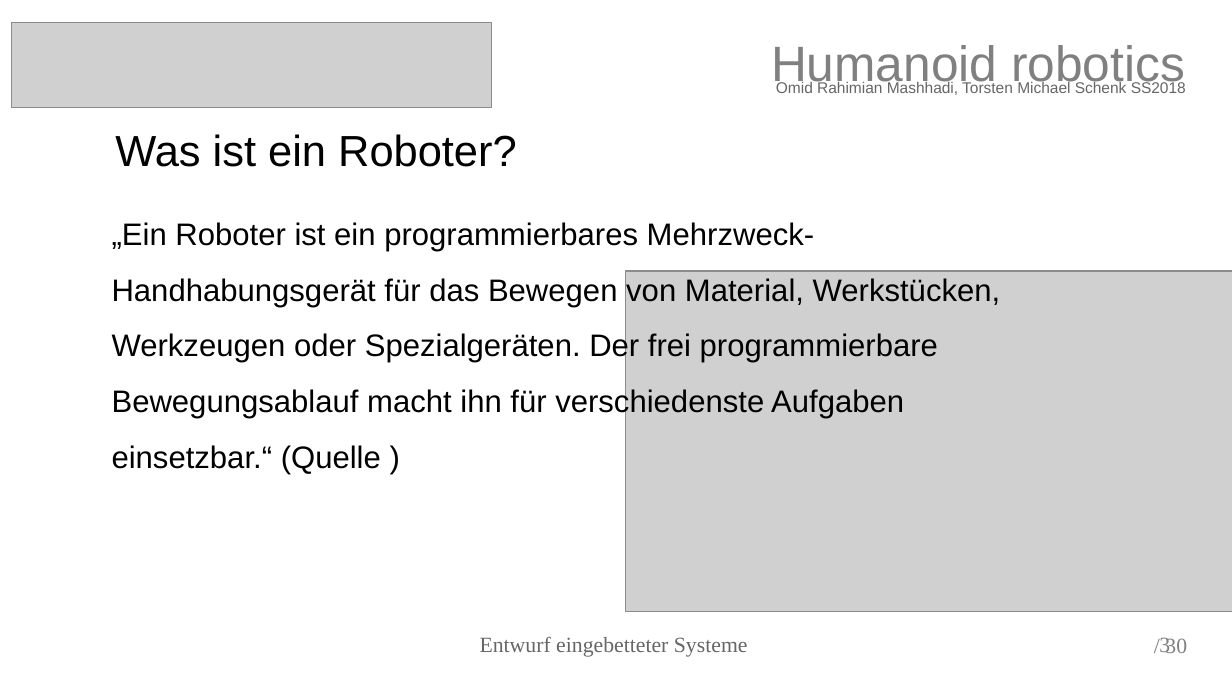
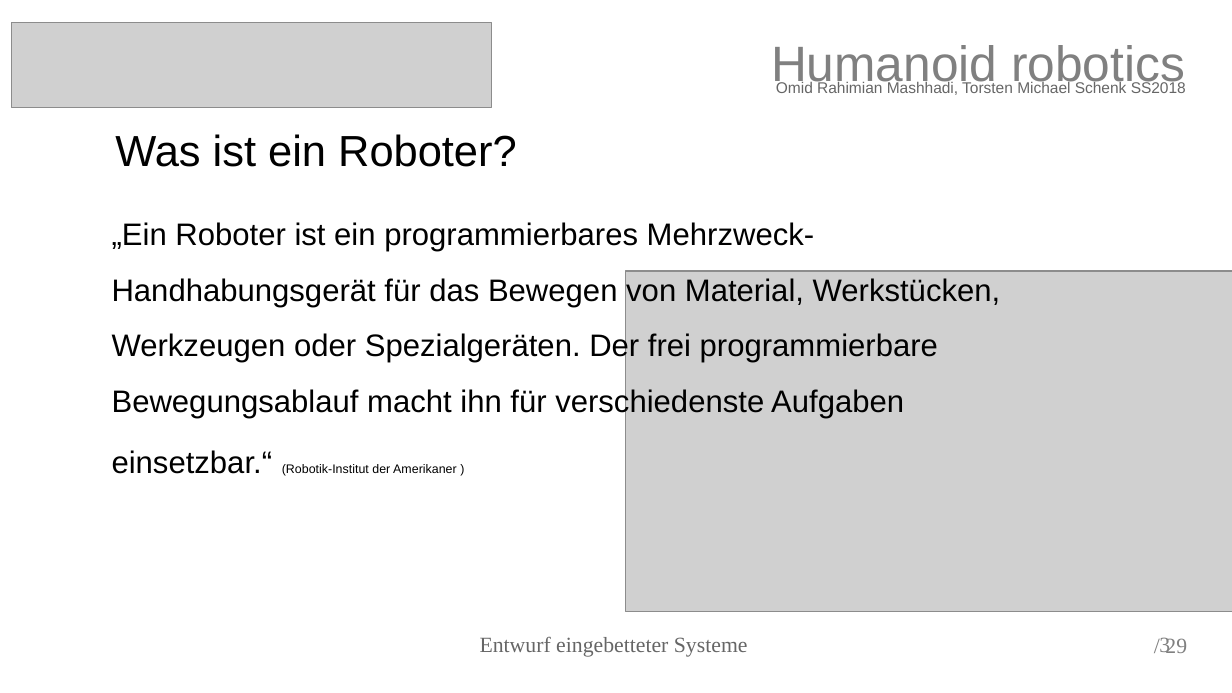
Before and after one commit to torstenschenk/beuth-avatar-ss2018, a slide deck: slide 3 of Presentation/HumanoidRobotic.odp. Drawn at 1232x693 pixels with LibreOffice and Linux fonts; fonts in the diff are those of the drawing; grey boxes stand for pictures. Boxes give left, top, right and bottom in pixels: in the first picture for what was removed or moved away, otherwise in the second. Text is boxed around its words. In the diff, an @@ line names an element or a change of style, - is before the commit and + after.

```diff
--- a/Presentation/HumanoidRobotic.odp
+++ b/Presentation/HumanoidRobotic.odp
@@ text at (112, 222, 1001, 476): text changed @@
-„Ein Roboter ist ein programmierbares Mehrzweck-Handhabungsgerät für das Bewegen von Material, Werkstücken, Werkzeugen oder Spezialgeräten. Der frei programmierbare Bewegungsablauf macht ihn für verschiedenste Aufgaben einsetzbar.“ (Quelle )
+„Ein Roboter ist ein programmierbares Mehrzweck-Handhabungsgerät für das Bewegen von Material, Werkstücken, Werkzeugen oder Spezialgeräten. Der frei programmierbare Bewegungsablauf macht ihn für verschiedenste Aufgaben einsetzbar.“ (Robotik-Institut der Amerikaner )
@@ text at (1165, 638, 1187, 653): text changed @@
-/ 30
+/ 29
```
Also in this commit, not shown: 26 other slides changed, 1 slide added, 2 slides removed.
